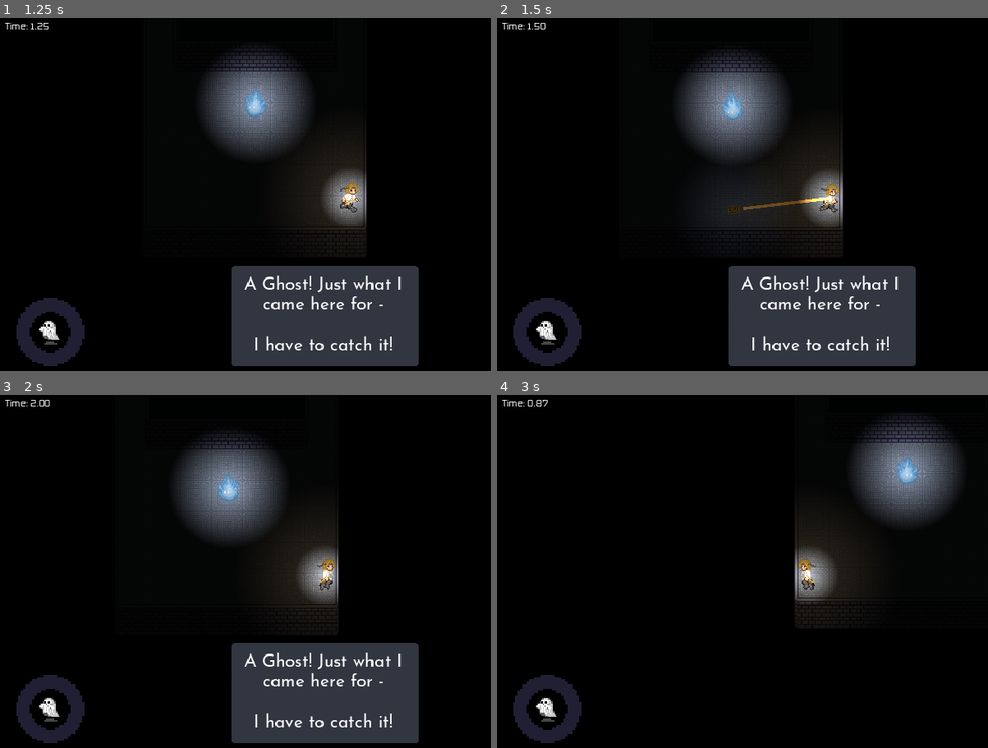
Above: before the commit, frames 1-4 (two rows, left to right).
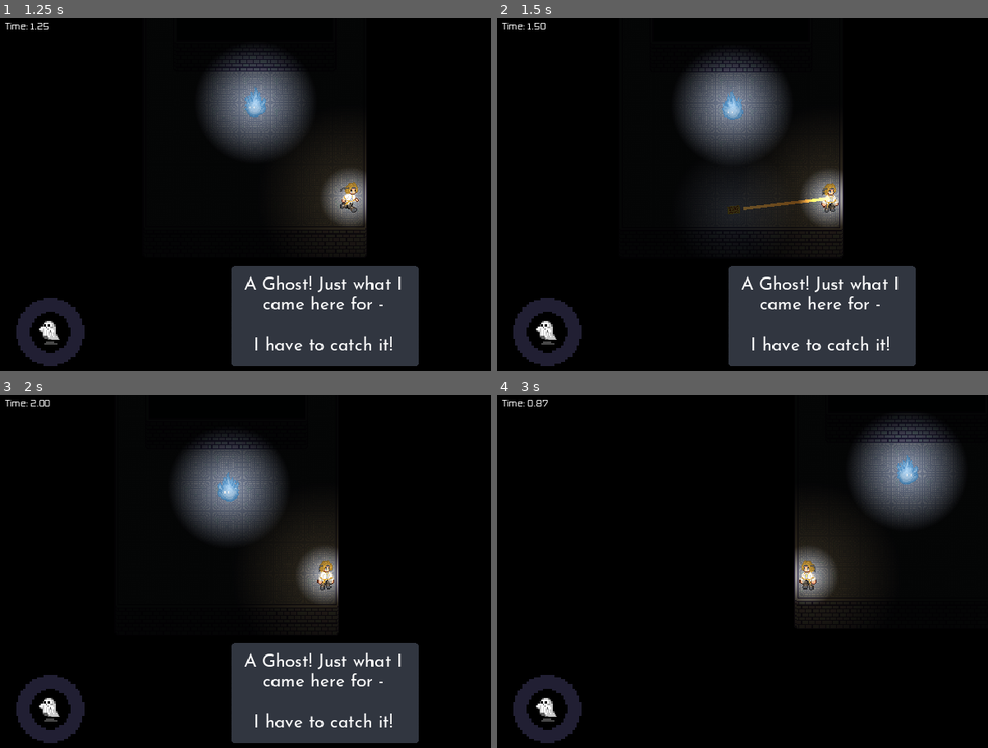
Above: after the commit, the same moments.

Repository: junyynyyn/Summer-Jam-2024
Game: Godot game, scene res://Scenes/Levels/Level1.tscn
Two runs of this game, one before a commit and one after it. Both use one fixed random seed, a clock stepped at 60 frames per second and the inputs below. This scene is started directly instead of the project's main scene.
Inputs (mouse positions are in pixels of both pictures, inside the frame that each line leads up to):
- Up to frame 1 (1.25 s): tap E at 0.5 s; move the mouse to (471, 180) at 0.52 s; hold D (right) from 0.53 s (still down); click (471, 180) at 0.6 s; tap W (up) at 0.77 s
- Up to frame 2 (1.5 s): release D (right) at 1.25 s; tap Enter at 1.25 s; drag from (688, 215) to (845, 198) at 1.27 s
- Up to frame 3 (2 s): no input
- Up to frame 4 (3 s): tap Enter at 2 s; move the mouse to (889, 493) at 2.02 s; hold A (left) 2.03-2.75 s; tap R at 2.1 s; drag from (791, 649) to (624, 518) at 2.77 s

Frame 1 is identical in both runs. In frame 2, 0.2% of the frame differs, in the area x 65-70%, y 46-56%; in frame 3, 0.2%; in frame 4, 0.2%.

Commit message:
Update Player.gd

Diff:
--- a/UniMelb Game Jam/Scripts/Player/Player.gd
+++ b/UniMelb Game Jam/Scripts/Player/Player.gd
@@ -33,6 +33,7 @@
 		velocity.x = move_toward(velocity.x, direction.x * SPEED, ACCELERATION)
 		velocity.y = move_toward(velocity.y, direction.y * SPEED, ACCELERATION)
 	else:
+		$AnimationPlayer.play("Idle")
 		velocity.x = move_toward(velocity.x, 0, DECELERATION)
 		velocity.y = move_toward(velocity.y, 0, DECELERATION)
 
